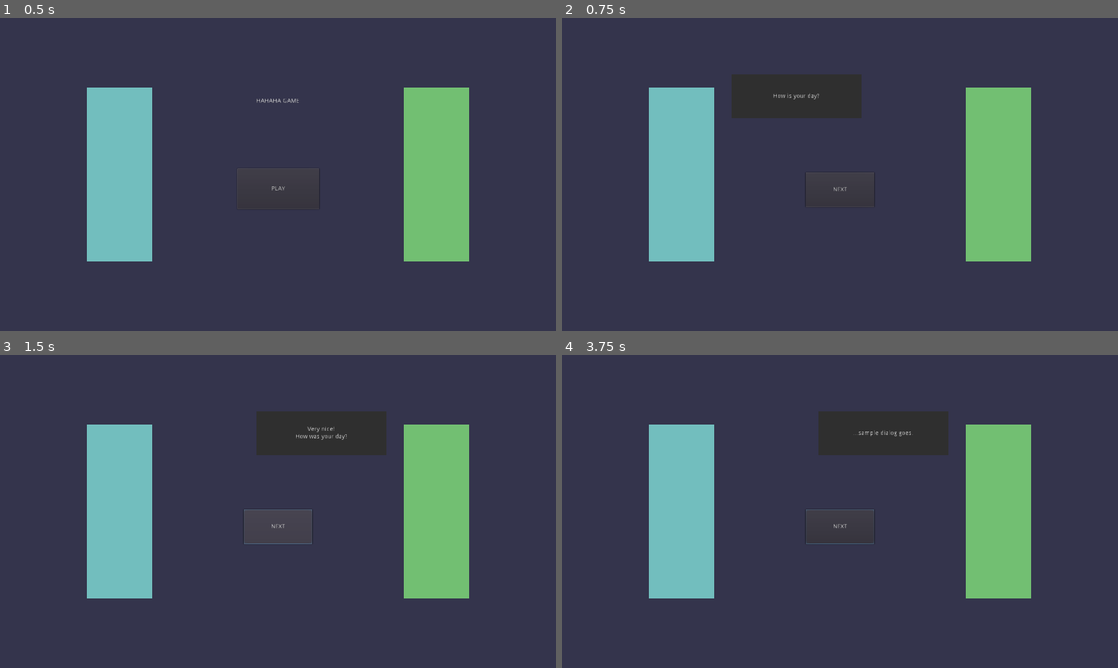
Above: before the commit, frames 1-4 (two rows, left to right).
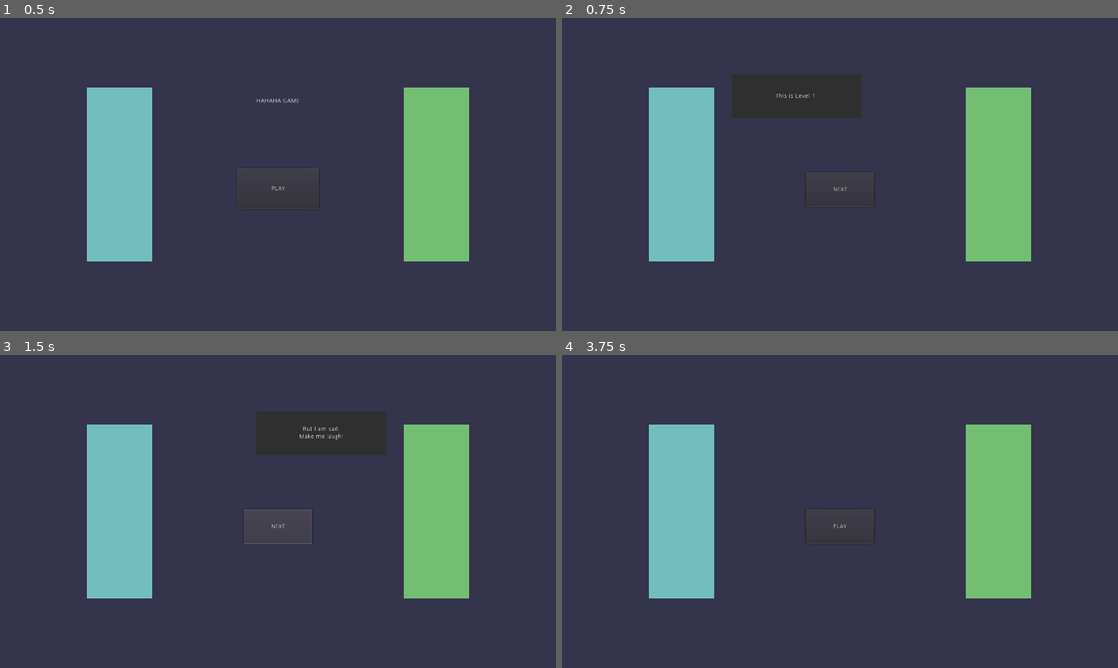
Above: after the commit, the same moments.

Repository: ravi-kiran-svs/hahaha-game
Game: Godot game, scene res://Scenes/MainMenu/MainMenu.tscn
Two runs of this game, one before a commit and one after it. Both use one fixed random seed, a clock stepped at 60 frames per second and the inputs below.
Inputs (mouse positions are in pixels of both pictures, inside the frame that each line leads up to):
- Up to frame 1 (0.5 s): no input
- Up to frame 2 (0.75 s): click "PLAY" at 0.5 s
- Up to frame 3 (1.5 s): click "NEXT" at 1.25 s
- Up to frame 4 (3.75 s): click "NEXT" at 2 s; click "NEXT" at 2.75 s; tap Enter (ui_accept) at 3.5 s; move the mouse to (962, 495) at 3.52 s; click (962, 495) at 3.67 s

Frame 1 is identical in both runs. In frame 2, less than 0.1% of the frame differs, in the area x 38-47%, y 24-26%; in frame 3, 0.1%; in frame 4, 3.3%, in the area x 43-70%, y 18-61%.

Commit message:
Separate Dialog Scenes and Emoji Select Scenes for different levels

Diff:
--- a/Scenes/DialogScene/DialogScene.gd
+++ b/Scenes/DialogScene/DialogScene.gd
@@ -1,4 +1,7 @@
 extends Control
+
+
+export(String, FILE, "*.tscn") var next_scene : String = ""
 
 
 onready var dialog_manager : DialogManager = $DialogManager
@@ -21,7 +24,7 @@
 
 
 func on_Play_pressed():
-	get_tree().change_scene("res://Scenes/EmojiSelectionScene/EmojiSelectionScene.tscn")
+	get_tree().change_scene(next_scene)
 
 
 func _input(event):
--- a/Scenes/DialogScene/DialogScene.tscn
+++ b/Scenes/DialogScene/DialogScene.tscn
@@ -1,8 +1,7 @@
-[gd_scene load_steps=5 format=2]
+[gd_scene load_steps=4 format=2]
 
 [ext_resource path="res://Scenes/BaseScene.tscn" type="PackedScene" id=1]
 [ext_resource path="res://Scenes/DialogScene/Nodes/DialogManager.tscn" type="PackedScene" id=2]
-[ext_resource path="res://Scenes/DialogScene/Nodes/DialogBox.tscn" type="PackedScene" id=3]
 [ext_resource path="res://Scenes/DialogScene/DialogScene.gd" type="Script" id=4]
 
 [node name="DialogScene" instance=ExtResource( 1 )]
@@ -17,87 +16,6 @@
 margin_top = -280.0
 margin_right = 250.0
 margin_bottom = -80.0
-
-[node name="DialogBox0" parent="DialogManager" index="0" instance=ExtResource( 3 )]
-visible = false
-anchor_top = 0.5
-anchor_bottom = 0.5
-margin_top = -50.0
-margin_right = 300.0
-margin_bottom = 50.0
-
-[node name="Label" parent="DialogManager/DialogBox0" index="1"]
-text = "How is your day?"
-
-[node name="DialogBox1" parent="DialogManager" index="1" instance=ExtResource( 3 )]
-visible = false
-anchor_left = 1.0
-anchor_top = 0.5
-anchor_right = 1.0
-anchor_bottom = 0.5
-margin_left = -300.0
-margin_top = -50.0
-margin_right = 0.0
-margin_bottom = 50.0
-
-[node name="Label" parent="DialogManager/DialogBox1" index="1"]
-text = "Very nice!
-How was your day?"
-
-[node name="DialogBox2" parent="DialogManager" index="2" instance=ExtResource( 3 )]
-visible = false
-anchor_top = 0.5
-anchor_bottom = 0.5
-margin_top = -50.0
-margin_right = 300.0
-margin_bottom = 50.0
-
-[node name="Label" parent="DialogManager/DialogBox2" index="1"]
-text = "I had a great day!
-Missed you so much at the office."
-
-[node name="DialogBox3" parent="DialogManager" index="3" instance=ExtResource( 3 )]
-visible = false
-anchor_left = 1.0
-anchor_top = 0.5
-anchor_right = 1.0
-anchor_bottom = 0.5
-margin_left = -300.0
-margin_top = -50.0
-margin_right = 0.0
-margin_bottom = 50.0
-
-[node name="Label" parent="DialogManager/DialogBox3" index="1"]
-text = "I missed you too..
-soooo much!
-I'm glad to be home everyday."
-
-[node name="DialogBox4" parent="DialogManager" index="4" instance=ExtResource( 3 )]
-visible = false
-anchor_top = 0.5
-anchor_bottom = 0.5
-margin_top = -50.0
-margin_right = 300.0
-margin_bottom = 50.0
-
-[node name="Label" parent="DialogManager/DialogBox4" index="1"]
-text = "Thank you!
-
-And this is how..."
-
-[node name="DialogBox5" parent="DialogManager" index="5" instance=ExtResource( 3 )]
-visible = false
-anchor_left = 1.0
-anchor_top = 0.5
-anchor_right = 1.0
-anchor_bottom = 0.5
-margin_left = -300.0
-margin_top = -50.0
-margin_right = 0.0
-margin_bottom = 50.0
-
-[node name="Label" parent="DialogManager/DialogBox5" index="1"]
-text = "...sample dialog goes."
 
 [node name="NextButton" type="Button" parent="." index="4"]
 anchor_left = 0.5
@@ -125,10 +43,3 @@
 [connection signal="dialog_finish" from="DialogManager" to="." method="on_dialog_finish"]
 [connection signal="pressed" from="NextButton" to="." method="on_Next_pressed"]
 [connection signal="pressed" from="PlayButton" to="." method="on_Play_pressed"]
-
-[editable path="DialogManager/DialogBox0"]
-[editable path="DialogManager/DialogBox1"]
-[editable path="DialogManager/DialogBox2"]
-[editable path="DialogManager/DialogBox3"]
-[editable path="DialogManager/DialogBox4"]
-[editable path="DialogManager/DialogBox5"]
--- /dev/null
+++ b/Scenes/DialogScene/Scenes/Level1DialogScene.tscn
@@ -0,0 +1,75 @@
+[gd_scene load_steps=3 format=2]
+
+[ext_resource path="res://Scenes/DialogScene/DialogScene.tscn" type="PackedScene" id=1]
+[ext_resource path="res://Scenes/DialogScene/Nodes/DialogBox.tscn" type="PackedScene" id=2]
+
+[node name="Level1DialogScene" instance=ExtResource( 1 )]
+next_scene = "res://Scenes/EmojiSelectionScene/Scenes/Level1EmojiSelectionScene.tscn"
+
+[node name="DialogBox0" parent="DialogManager" index="0" instance=ExtResource( 2 )]
+visible = false
+anchor_top = 0.5
+anchor_bottom = 0.5
+margin_top = -50.0
+margin_right = 300.0
+margin_bottom = 50.0
+
+[node name="Label" parent="DialogManager/DialogBox0" index="1"]
+text = "This is Level 1."
+
+[node name="DialogBox1" parent="DialogManager" index="1" instance=ExtResource( 2 )]
+visible = false
+anchor_left = 1.0
+anchor_top = 0.5
+anchor_right = 1.0
+anchor_bottom = 0.5
+margin_left = -300.0
+margin_top = -50.0
+margin_right = 0.0
+margin_bottom = 50.0
+
+[node name="Label" parent="DialogManager/DialogBox1" index="1"]
+text = "But I am sad.
+Make me laugh!"
+
+[node name="DialogBox2" parent="DialogManager" index="2" instance=ExtResource( 2 )]
+visible = false
+anchor_top = 0.5
+anchor_bottom = 0.5
+margin_top = -50.0
+margin_right = 300.0
+margin_bottom = 50.0
+
+[node name="Label" parent="DialogManager/DialogBox2" index="1"]
+text = "What to do?"
+
+[node name="DialogBox3" parent="DialogManager" index="3" instance=ExtResource( 2 )]
+visible = false
+anchor_left = 1.0
+anchor_top = 0.5
+anchor_right = 1.0
+anchor_bottom = 0.5
+margin_left = -300.0
+margin_top = -50.0
+margin_right = 0.0
+margin_bottom = 50.0
+
+[node name="Label" parent="DialogManager/DialogBox3" index="1"]
+text = "Solve Jigsaw Puzzles."
+
+[node name="DialogBox4" parent="DialogManager" index="4" instance=ExtResource( 2 )]
+visible = false
+anchor_top = 0.5
+anchor_bottom = 0.5
+margin_top = -50.0
+margin_right = 300.0
+margin_bottom = 50.0
+
+[node name="Label" parent="DialogManager/DialogBox4" index="1"]
+text = "OK!"
+
+[editable path="DialogManager/DialogBox0"]
+[editable path="DialogManager/DialogBox1"]
+[editable path="DialogManager/DialogBox2"]
+[editable path="DialogManager/DialogBox3"]
+[editable path="DialogManager/DialogBox4"]
--- /dev/null
+++ b/Scenes/DialogScene/Scenes/Level2DialogScene.tscn
@@ -0,0 +1,75 @@
+[gd_scene load_steps=3 format=2]
+
+[ext_resource path="res://Scenes/DialogScene/DialogScene.tscn" type="PackedScene" id=1]
+[ext_resource path="res://Scenes/DialogScene/Nodes/DialogBox.tscn" type="PackedScene" id=2]
+
+[node name="Level1DialogScene" instance=ExtResource( 1 )]
+
+[node name="DialogBox0" parent="DialogManager" index="0" instance=ExtResource( 2 )]
+visible = false
+anchor_top = 0.5
+anchor_bottom = 0.5
+margin_top = -50.0
+margin_right = 300.0
+margin_bottom = 50.0
+
+[node name="Label" parent="DialogManager/DialogBox0" index="1"]
+text = "This is Level 2."
+
+[node name="DialogBox1" parent="DialogManager" index="1" instance=ExtResource( 2 )]
+visible = false
+anchor_left = 1.0
+anchor_top = 0.5
+anchor_right = 1.0
+anchor_bottom = 0.5
+margin_left = -300.0
+margin_top = -50.0
+margin_right = 0.0
+margin_bottom = 50.0
+
+[node name="Label" parent="DialogManager/DialogBox1" index="1"]
+text = "I am sad tho still.
+What to do?"
+
+[node name="DialogBox2" parent="DialogManager" index="2" instance=ExtResource( 2 )]
+visible = false
+anchor_top = 0.5
+anchor_bottom = 0.5
+margin_top = -50.0
+margin_right = 300.0
+margin_bottom = 50.0
+
+[node name="Label" parent="DialogManager/DialogBox2" index="1"]
+text = "You're always sad.
+But I'll make you happy."
+
+[node name="DialogBox3" parent="DialogManager" index="3" instance=ExtResource( 2 )]
+visible = false
+anchor_left = 1.0
+anchor_top = 0.5
+anchor_right = 1.0
+anchor_bottom = 0.5
+margin_left = -300.0
+margin_top = -50.0
+margin_right = 0.0
+margin_bottom = 50.0
+
+[node name="Label" parent="DialogManager/DialogBox3" index="1"]
+text = "Ok do shit now!"
+
+[node name="DialogBox4" parent="DialogManager" index="4" instance=ExtResource( 2 )]
+visible = false
+anchor_top = 0.5
+anchor_bottom = 0.5
+margin_top = -50.0
+margin_right = 300.0
+margin_bottom = 50.0
+
+[node name="Label" parent="DialogManager/DialogBox4" index="1"]
+text = "poop poop train..."
+
+[editable path="DialogManager/DialogBox0"]
+[editable path="DialogManager/DialogBox1"]
+[editable path="DialogManager/DialogBox2"]
+[editable path="DialogManager/DialogBox3"]
+[editable path="DialogManager/DialogBox4"]
--- /dev/null
+++ b/Scenes/DialogScene/Scenes/Level3DialogScene.tscn
@@ -0,0 +1,75 @@
+[gd_scene load_steps=3 format=2]
+
+[ext_resource path="res://Scenes/DialogScene/DialogScene.tscn" type="PackedScene" id=1]
+[ext_resource path="res://Scenes/DialogScene/Nodes/DialogBox.tscn" type="PackedScene" id=2]
+
+[node name="Level1DialogScene" instance=ExtResource( 1 )]
+next_scene = "res://Scenes/EmojiSelectionScene/Scenes/Level3EmojiSelectionScene.tscn"
+
+[node name="DialogBox0" parent="DialogManager" index="0" instance=ExtResource( 2 )]
+visible = false
+anchor_top = 0.5
+anchor_bottom = 0.5
+margin_top = -50.0
+margin_right = 300.0
+margin_bottom = 50.0
+
+[node name="Label" parent="DialogManager/DialogBox0" index="1"]
+text = "This is Level 3."
+
+[node name="DialogBox1" parent="DialogManager" index="1" instance=ExtResource( 2 )]
+visible = false
+anchor_left = 1.0
+anchor_top = 0.5
+anchor_right = 1.0
+anchor_bottom = 0.5
+margin_left = -300.0
+margin_top = -50.0
+margin_right = 0.0
+margin_bottom = 50.0
+
+[node name="Label" parent="DialogManager/DialogBox1" index="1"]
+text = "What are you going to do to make me laugh?"
+
+[node name="DialogBox2" parent="DialogManager" index="2" instance=ExtResource( 2 )]
+visible = false
+anchor_top = 0.5
+anchor_bottom = 0.5
+margin_top = -50.0
+margin_right = 300.0
+margin_bottom = 50.0
+
+[node name="Label" parent="DialogManager/DialogBox2" index="1"]
+text = "I'm going to make you pregnant."
+
+[node name="DialogBox3" parent="DialogManager" index="3" instance=ExtResource( 2 )]
+visible = false
+anchor_left = 1.0
+anchor_top = 0.5
+anchor_right = 1.0
+anchor_bottom = 0.5
+margin_left = -300.0
+margin_top = -50.0
+margin_right = 0.0
+margin_bottom = 50.0
+
+[node name="Label" parent="DialogManager/DialogBox3" index="1"]
+text = "I hate you.
+I'll divorce you now!"
+
+[node name="DialogBox4" parent="DialogManager" index="4" instance=ExtResource( 2 )]
+visible = false
+anchor_top = 0.5
+anchor_bottom = 0.5
+margin_top = -50.0
+margin_right = 300.0
+margin_bottom = 50.0
+
+[node name="Label" parent="DialogManager/DialogBox4" index="1"]
+text = "moye moye"
+
+[editable path="DialogManager/DialogBox0"]
+[editable path="DialogManager/DialogBox1"]
+[editable path="DialogManager/DialogBox2"]
+[editable path="DialogManager/DialogBox3"]
+[editable path="DialogManager/DialogBox4"]
--- a/Scenes/EmojiSelectionScene/EmojiSelectionScene.gd
+++ b/Scenes/EmojiSelectionScene/EmojiSelectionScene.gd
@@ -1,5 +1,8 @@
 extends Control
 
 
+export(String, FILE, "*.tscn") var next_scene : String = ""
+
+
 func on_emoji_picked(index : int):
-	get_tree().change_scene("res://Scenes/JigsawGameScene/Nodes/JigsawGame.tscn")
+	get_tree().change_scene(next_scene)
--- /dev/null
+++ b/Scenes/EmojiSelectionScene/Scenes/Level1EmojiSelectionScene.tscn
@@ -0,0 +1,8 @@
+[gd_scene load_steps=2 format=2]
+
+[ext_resource path="res://Scenes/EmojiSelectionScene/EmojiSelectionScene.tscn" type="PackedScene" id=1]
+
+[node name="Level1EmojiSelectionScene" instance=ExtResource( 1 )]
+next_scene = "res://Scenes/JigsawGameScene/JigsawGameScene.tscn"
+
+[editable path="EmojiSelector"]
--- /dev/null
+++ b/Scenes/EmojiSelectionScene/Scenes/Level2EmojiSelectionScene.tscn
@@ -0,0 +1,16 @@
+[gd_scene load_steps=2 format=2]
+
+[ext_resource path="res://Scenes/EmojiSelectionScene/EmojiSelectionScene.tscn" type="PackedScene" id=1]
+
+[node name="Level1EmojiSelectionScene" instance=ExtResource( 1 )]
+
+[node name="EmojiButton0" parent="EmojiSelector" index="2"]
+text = "laugh"
+
+[node name="EmojiButton1" parent="EmojiSelector" index="3"]
+text = "burr"
+
+[node name="EmojiButton2" parent="EmojiSelector" index="4"]
+text = "angry"
+
+[editable path="EmojiSelector"]
--- /dev/null
+++ b/Scenes/EmojiSelectionScene/Scenes/Level3EmojiSelectionScene.tscn
@@ -0,0 +1,16 @@
+[gd_scene load_steps=2 format=2]
+
+[ext_resource path="res://Scenes/EmojiSelectionScene/EmojiSelectionScene.tscn" type="PackedScene" id=1]
+
+[node name="Level1EmojiSelectionScene" instance=ExtResource( 1 )]
+
+[node name="EmojiButton0" parent="EmojiSelector" index="2"]
+text = "smile"
+
+[node name="EmojiButton1" parent="EmojiSelector" index="3"]
+text = "idgaf"
+
+[node name="EmojiButton2" parent="EmojiSelector" index="4"]
+text = "dead"
+
+[editable path="EmojiSelector"]
--- a/Scenes/JigsawGameScene/JigsawGameScene.gd
+++ b/Scenes/JigsawGameScene/JigsawGameScene.gd
@@ -5,5 +5,4 @@
 
 
 func on_jigsaw_solved():
-	print(0)
-	# go to next dialogue
+	get_tree().change_scene("res://Scenes/DialogScene/Scenes/Level2DialogScene.tscn")
--- a/Scenes/MainMenu/MainMenu.gd
+++ b/Scenes/MainMenu/MainMenu.gd
@@ -2,4 +2,4 @@
 
 
 func on_Play_pressed():
-	get_tree().change_scene("res://Scenes/DialogScene/DialogScene.tscn")
+	get_tree().change_scene("res://Scenes/DialogScene/Scenes/Level1DialogScene.tscn")
